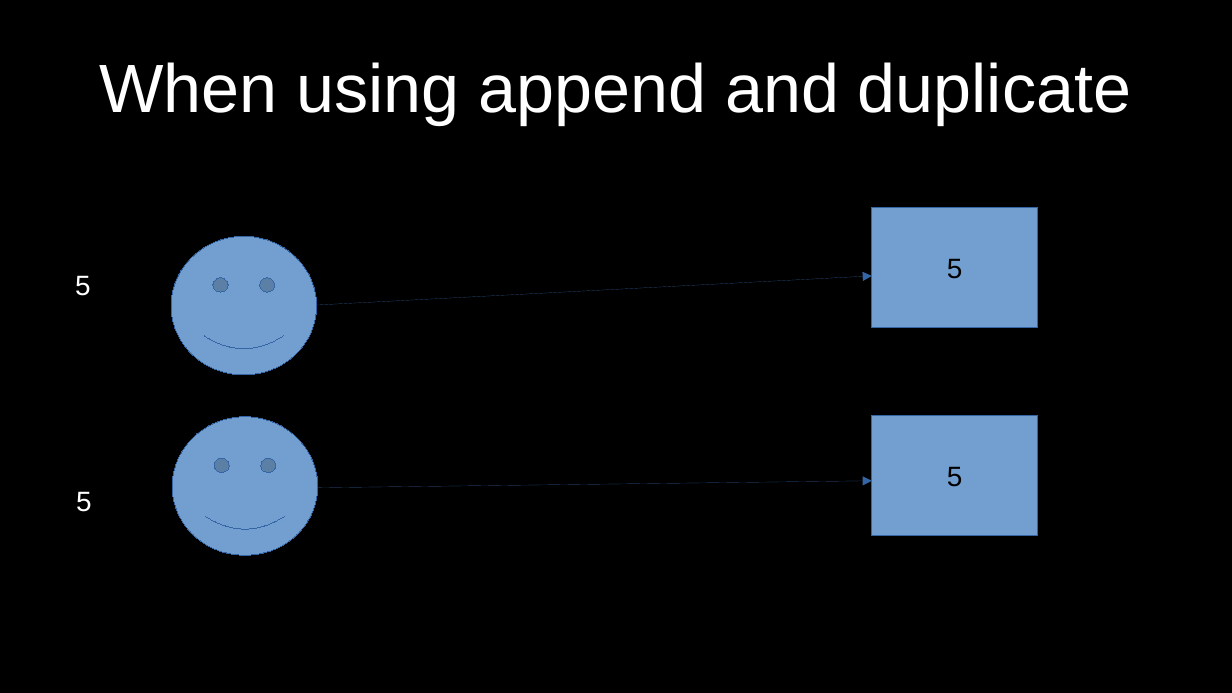
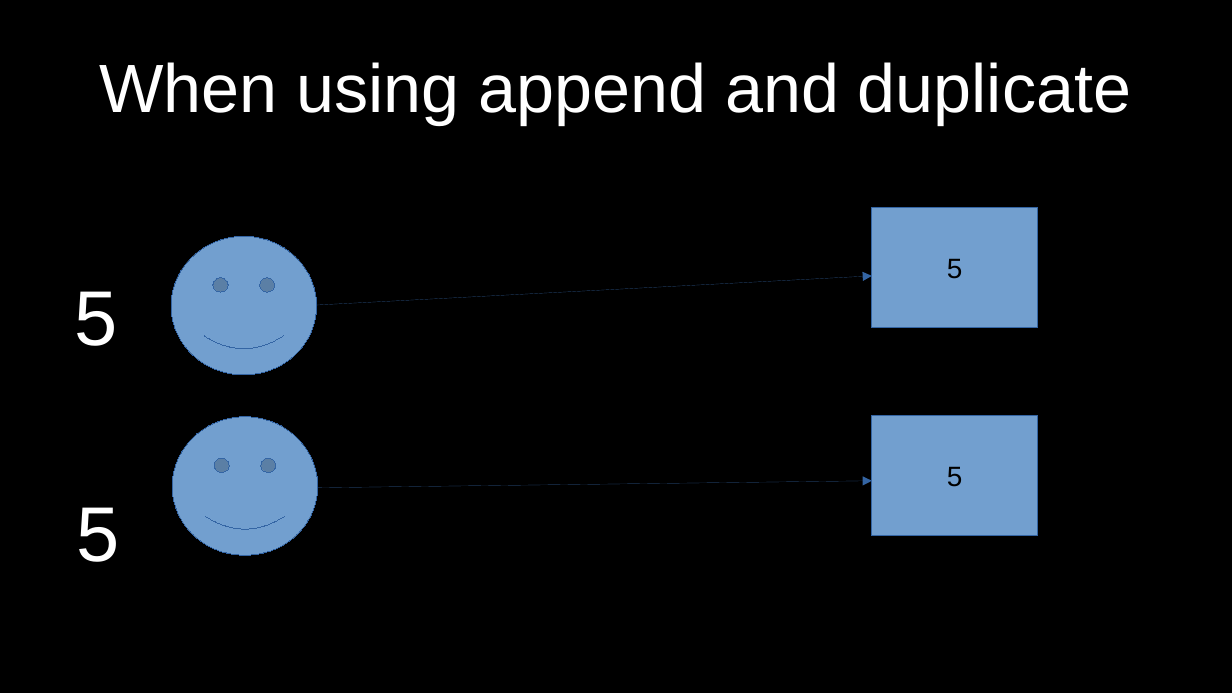
Before and after one commit to a-krum-of-bread-learns/fightvainia, a slide deck: slide 45 of world bulding game 1/draft video slides/input managemnt slides.odp (slide 25 before the commit). Drawn at 1232x693 pixels with LibreOffice and Linux fonts; fonts in the diff are those of the drawing. Boxes give left, top, right and bottom in pixels: in the first picture for what was removed or moved away, otherwise in the second. Text is boxed around its words. In the diff, an @@ line names an element or a change of style, - is before the commit and + after.

Commit message:
added a cpu and made a mini input manager for testing when making the video

```diff
--- a/world bulding game 1/draft video slides/input managemnt slides.odp
+++ b/world bulding game 1/draft video slides/input managemnt slides.odp
@@ text "5" at bbox=[75, 291, 118, 346]: size 18 to 50 pt @@
@@ text "5" at bbox=[76, 507, 119, 562]: size 18 to 50 pt @@
```
Also in this commit, not shown: 8 other slides changed, 21 slides added, 1 slide removed, 15 other files.
